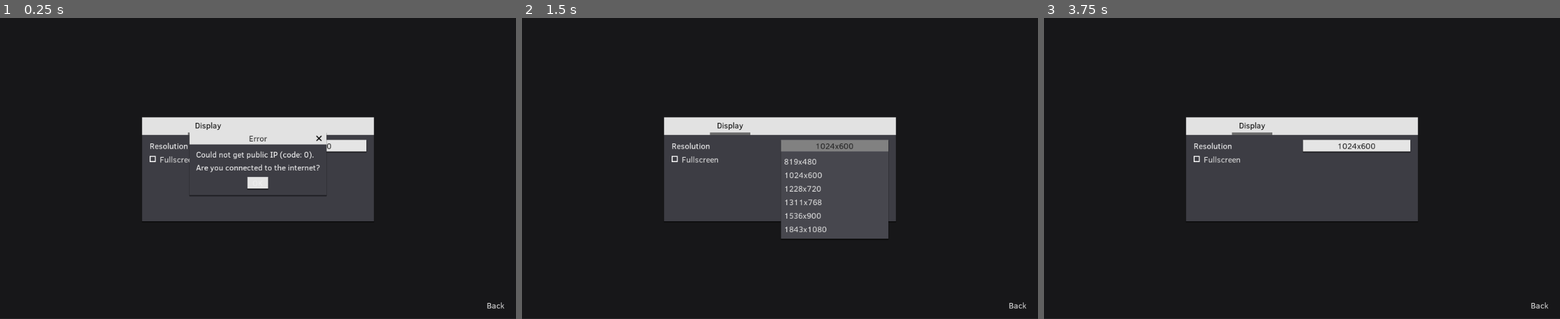
Above: before the commit, frames 1-3 (left to right).
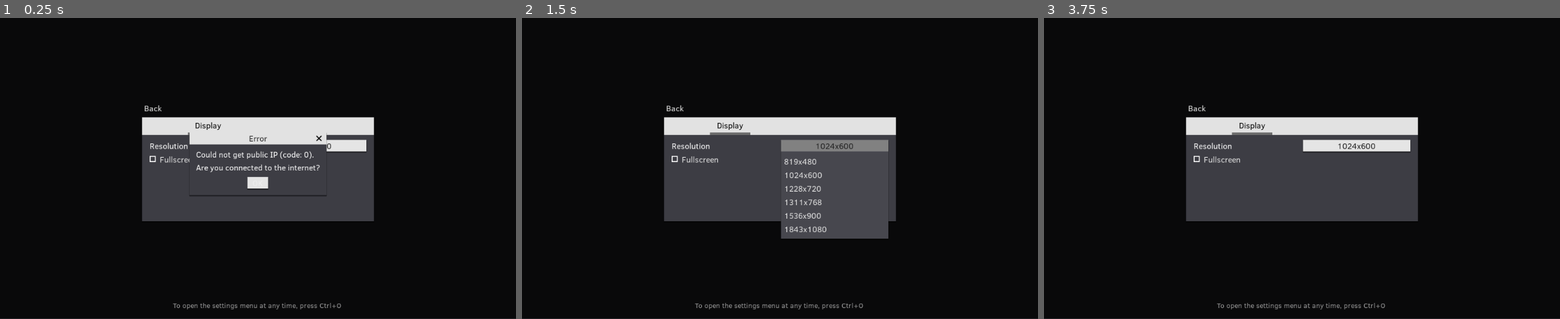
Above: after the commit, the same moments.

Repository: rednir/DrawingGame
Game: Godot game, scene res://Scenes/SettingsMenu.tscn
Same seed, same stepped clock (60 frames per second), same inputs: the game is played once before the commit and once after it. This scene is started directly instead of the project's main scene. Sound files missing from this copy of the repository are replaced by a short silence.
Inputs (mouse positions are in pixels of both pictures, inside the frame that each line leads up to):
- Up to frame 1 (0.25 s): no input
- Up to frame 2 (1.5 s): click "OK" at 0.5 s; click "1024x600" at 1.25 s
- Up to frame 3 (3.75 s): click "1024x600" at 2 s; click "1024x600" at 2.75 s; tap Enter at 3.5 s; move the mouse to (1415, 153) at 3.52 s; click (1415, 153) at 3.67 s

The runs differ from the first frame. In frame 1, 0.3% of the frame differs, in the area x 28-98%, y 29-97%; in frame 2, 0.3%; in frame 3, 0.3%.

Commit message:
make settings menu accessible via shortcut

Diff:
--- a/Scenes/SettingsMenu.tscn
+++ b/Scenes/SettingsMenu.tscn
@@ -1,9 +1,10 @@
-[gd_scene load_steps=6 format=2]
+[gd_scene load_steps=7 format=2]
 
 [ext_resource path="res://Fonts/ClearSans-Regular.ttf" type="DynamicFontData" id=1]
 [ext_resource path="res://Scripts/SettingsMenu/SettingsMenu.gd" type="Script" id=2]
 [ext_resource path="res://Themes/generic_theme.tres" type="Theme" id=3]
 [ext_resource path="res://Styles/Panel/bgdim_panel.tres" type="StyleBox" id=4]
+[ext_resource path="res://Fonts/text_font.tres" type="DynamicFont" id=5]
 
 [sub_resource type="DynamicFont" id=1]
 font_data = ExtResource( 1 )
@@ -68,13 +69,26 @@
 step = 10.0
 
 [node name="ButtonBack" type="LinkButton" parent="."]
-margin_left = 965.52
-margin_top = 561.26
-margin_right = 1007.52
-margin_bottom = 584.26
+margin_left = 286.278
+margin_top = 168.221
+margin_right = 325.278
+margin_bottom = 191.221
 custom_fonts/font = SubResource( 1 )
 text = "Back"
 underline = 1
 __meta__ = {
 "_edit_use_anchors_": false
 }
+
+[node name="Label" type="Label" parent="."]
+modulate = Color( 1, 1, 1, 0.588235 )
+margin_left = 281.178
+margin_top = 561.941
+margin_right = 740.178
+margin_bottom = 586.941
+custom_fonts/font = ExtResource( 5 )
+text = "To open the settings menu at any time, press Ctrl+O"
+align = 1
+__meta__ = {
+"_edit_use_anchors_": false
+}
--- a/Scripts/Game/Game.gd
+++ b/Scripts/Game/Game.gd
@@ -2,6 +2,7 @@
 
 
 const LoadingIconScene = preload("res://Scenes/LoadingIcon.tscn")
+const SettingsScene = preload("res://Scenes/SettingsMenu.tscn")
 
 
 onready var drawing_canvas_node = $DrawingCanvas
@@ -11,6 +12,9 @@
 onready var loading_icon_instance = LoadingIconScene.instance()
 
 
+var settings_instance
+
+
 
 func _ready():
 	Events.connect("new_data", self, "on_new_data")
@@ -28,6 +32,13 @@
 		$HostTools/ButtonHelpJoin.connect("pressed", self, "on_button_help_join_pressed")
 
 	self.add_child(loading_icon_instance)
+
+
+
+
+func _process(delta):
+	if Input.get_action_strength("open_settings") == 1 and settings_instance == null:
+		on_button_settings_pressed()
 
 
 
@@ -149,6 +160,14 @@
 
 
 
+
+func on_button_settings_pressed():
+	settings_instance = SettingsScene.instance()
+	self.add_child(settings_instance)
+
+
+
+
 func on_button_new_game_pressed():
 	Events.emit_signal("new_game")
 
--- a/Scripts/MainMenu/MainMenu.gd
+++ b/Scripts/MainMenu/MainMenu.gd
@@ -36,6 +36,12 @@
 	text_game_info.bbcode_text = "%s %s" % [Settings.GAME_NAME, Settings.GAME_VERSION]
 	textbox_username.text = Settings.config.game.last_name.value
 
+
+
+
+func _process(delta):
+	if Input.get_action_strength("open_settings") == 1 and settings_instance == null:
+		on_button_settings_pressed()
 
 
 
@@ -96,21 +102,8 @@
 
 
 func on_button_settings_pressed():
-	$BottomBarContainer.visible = false
-	main_buttons_transition("out")
-	yield(main_buttons_animation_player, "animation_finished")
-
 	settings_instance = SettingsScene.instance()
-	settings_instance.connect("back", self, "on_button_settings_back_pressed")
 	self.add_child(settings_instance)
-
-
-
-
-func on_button_settings_back_pressed():
-	$BottomBarContainer.visible = true
-	main_buttons_transition("in")
-	settings_instance.queue_free()
 
 
 
--- a/Scripts/SettingsMenu/SettingsMenu.gd
+++ b/Scripts/SettingsMenu/SettingsMenu.gd
@@ -2,9 +2,6 @@
 
 
 onready var settings_container = $CenterContainer/SettingsContainer
-
-
-signal back
 
 
 func _ready():
@@ -90,7 +87,7 @@
 
 
 func on_button_back_pressed():
-	emit_signal("back")
+	self.queue_free()
 
 
 
--- a/Styles/Panel/bgdim_panel.tres
+++ b/Styles/Panel/bgdim_panel.tres
@@ -1,4 +1,4 @@
 [gd_resource type="StyleBoxFlat" format=2]
 
 [resource]
-bg_color = Color( 0, 0, 0, 0.470588 )
+bg_color = Color( 0, 0, 0, 0.784314 )
